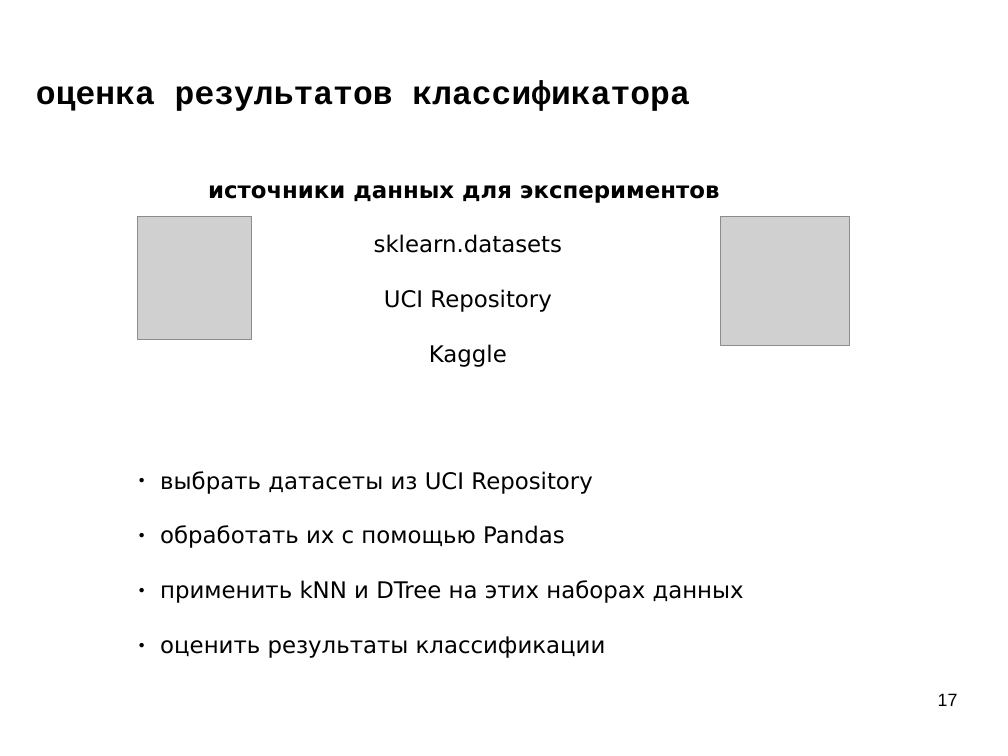
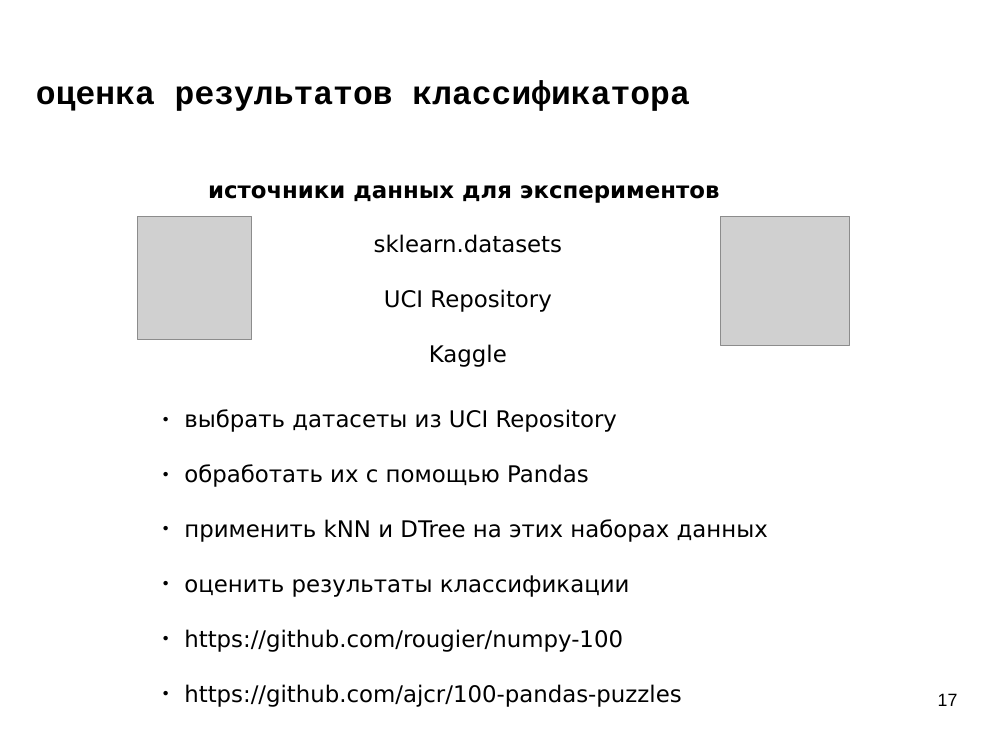
Before and after one commit to mechanoid5/ml_lectorium_legacy, a slide deck: slide 17 of 07-roc-auc.odp. Drawn at 1008x756 pixels with LibreOffice and Linux fonts; fonts in the diff are those of the drawing; grey boxes stand for pictures; background and template pictures are left out. Boxes give left, top, right and bottom in pixels: in the first picture for what was removed or moved away, otherwise in the second. Text is boxed around its words. In the diff, an @@ line names an element or a change of style, - is before the commit and + after.

```diff
--- a/07-roc-auc.odp
+++ b/07-roc-auc.odp
@@ text "выбрать датасеты из UCI Repository": place and size @@
-text "выбрать датасеты из UCI Repository" at [160, 471, 744, 658]
+text "выбрать датасеты из UCI Repository" at [184, 409, 768, 707]
@@ text at [184, 629, 681, 707]: paragraphs added @@
+● https://github.com/rougier/numpy-100
+● https://github.com/ajcr/100-pandas-puzzles
```
Also in this commit, not shown: 1 other file.
